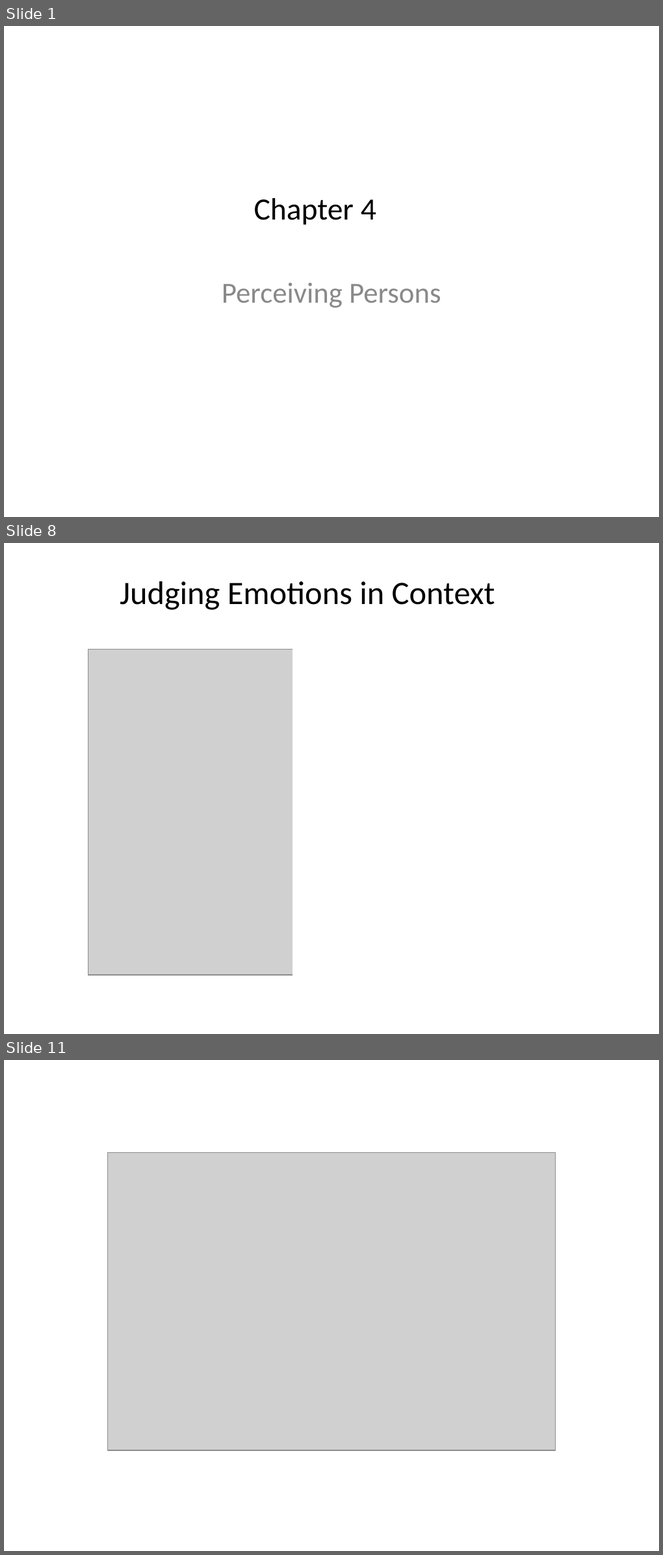
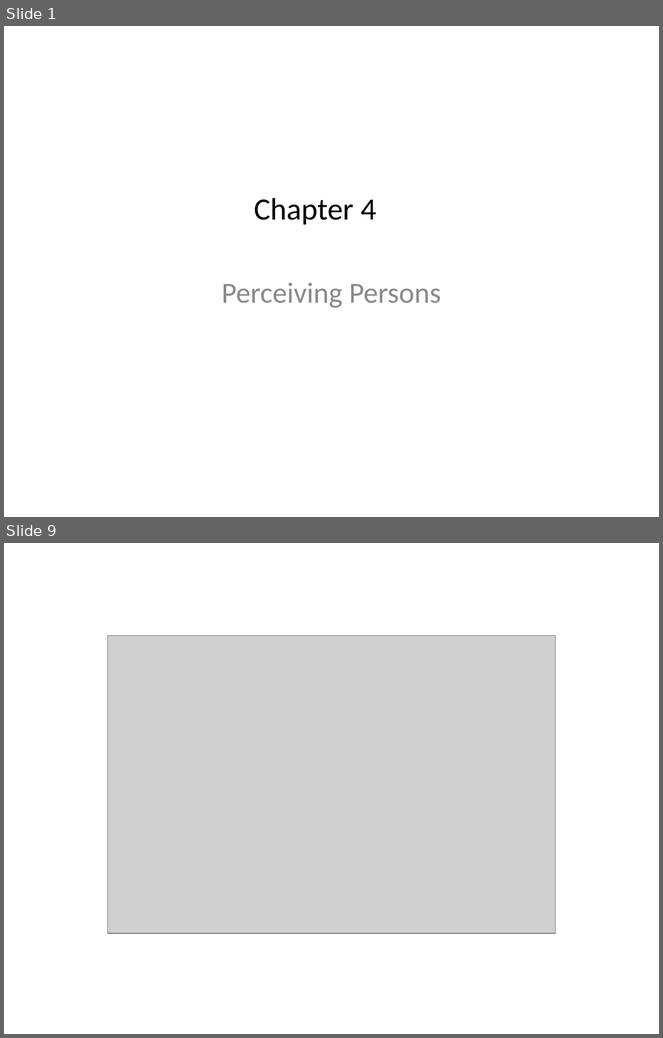
Before and after one commit to npm27/Teaching-Materials, a slide deck: Social Psych/Slides/5 Percieving Persons.pptx. Shown one above the other, each under a label of ours: slides 1, 8 and 11 before the commit, slides 1 and 9 after it; the slides between them are not shown. The pictures are 663x1555 and 663x1038 pixels, drawn with LibreOffice and Linux fonts; fonts in the diff are those of the drawing; grey boxes stand for pictures. Boxes give left, top, right and bottom in pixels: in the first picture for what was removed or moved away, otherwise in the second. Text is boxed around its words. In the diff, an @@ line names an element or a change of style, - is before the commit and + after.

```diff
--- a/Social Psych/Slides/5 Percieving Persons.pptx
+++ b/Social Psych/Slides/5 Percieving Persons.pptx
@@ slide 8 removed at [4,543,659,1034], background #FFFFFF @@
@@ title removed at [120,581,495,610] @@
-Judging Emotions in Context
@@ rectangle removed at [294,630,599,985] @@
@@ picture removed at [88,650,575,975] @@
@@ what was slide 11 is now slide 9 @@
```
Also in this commit, not shown: 10 slides changed, 1 slide added, 7 other slides removed, 1 other file.
